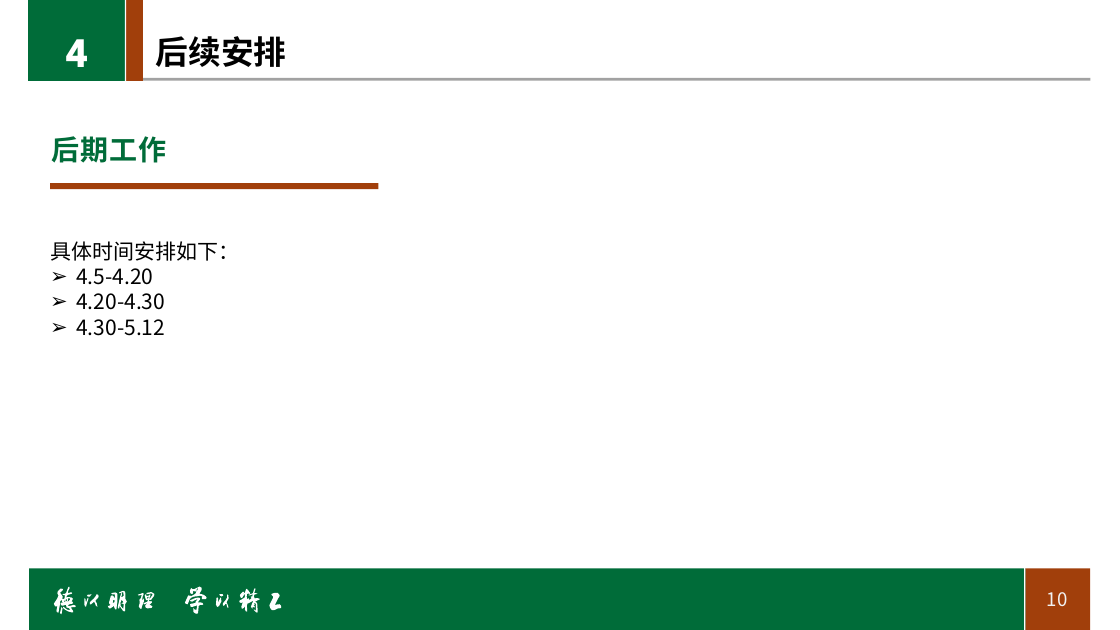
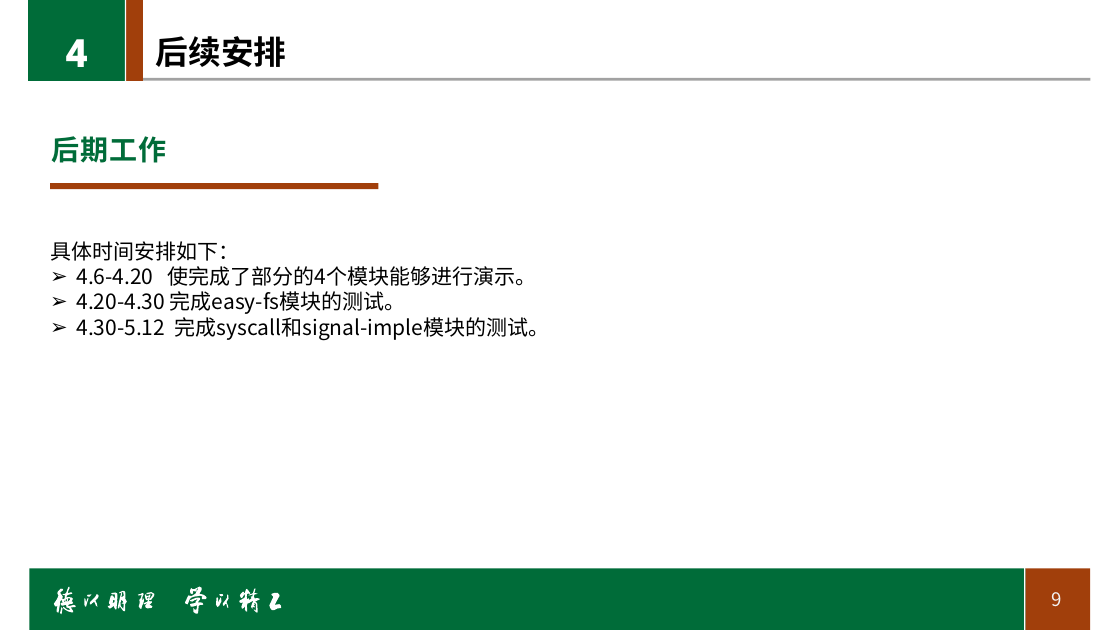
Before and after one commit to shiwenlong12/rcore_module1, a slide deck: slide 9 of Related_documents/中期报告.pptx (slide 10 before the commit). Drawn at 1120x630 pixels with LibreOffice and Linux fonts; fonts in the diff are those of the drawing; background and template pictures are left out. Boxes give left, top, right and bottom in pixels: in the first picture for what was removed or moved away, otherwise in the second. Text is boxed around its words. In the diff, an @@ line names an element or a change of style, - is before the commit and + after.

```diff
--- a/Related_documents/中期报告.pptx
+++ b/Related_documents/中期报告.pptx
@@ text at bbox=[76, 266, 550, 340]: text changed @@
-➢ 4.5-4.20
-➢ 4.20-4.30
-➢ 4.30-5.12
+➢ 4.6-4.20 使完成了部分的4个模块能够进行演示。
+➢ 4.20-4.30 完成easy-fs模块的测试。
+➢ 4.30-5.12 完成syscall和signal-imple模块的测试。
@@ page number at bbox=[1052, 592, 1062, 607]: text changed @@
-10
+9
```
Also in this commit, not shown: 9 other slides changed, 1 slide removed, 8 other files.
